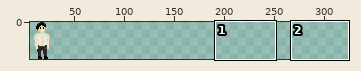
Sprite sheet: 2024rpijam/sprites/the_fellow.png. The first picture is a wide view before the edit; the outline marks the close-up.
Close-up. Before the commit:
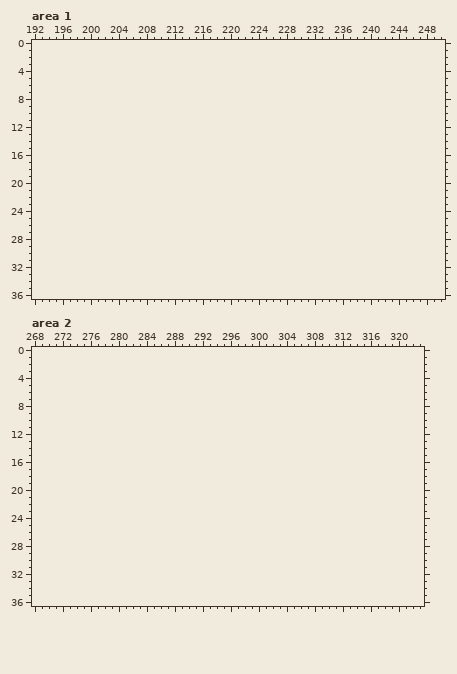
The file is 37x37 pixels. Shown: area 1: x 192..250, y 0..36; area 2: x 268..323, y 0..36. The old version is drawn lined up with the new one, on the new canvas. The wide view leaves out empty margins. The commit also changed other parts of the picture, which this record leaves out.
Now the later version:
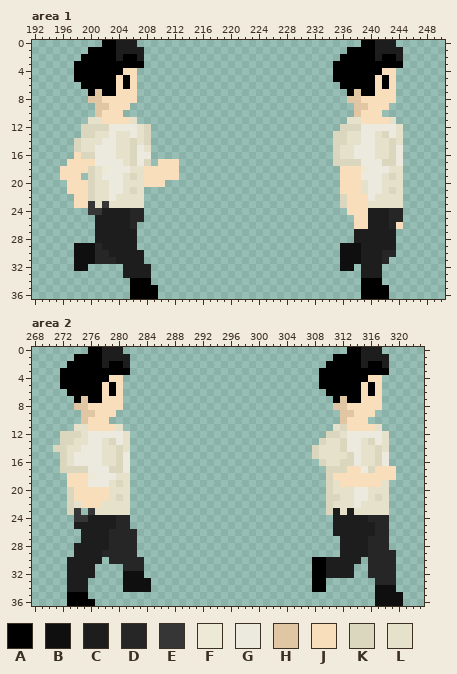
Palette (. is transparent): A #000000  B #0f0f0f  C #1d1d1d  D #262626  E #363636  F #ece9d6  G #eceade  H #e0c6a2  J #f8deba  K #dad7be  L #e5e1ca
Diff:
canvas 37x37 -> 333x37
Changed rows in their new state; - is an unchanged pixel.
Area 1:
first column x 196:
 0 ------AACCC--------------------------------AACCC-
 1 ----AAAACCCC-----------------------------AAAACCCC
 2 ---AAAAACAAC----------------------------AAAAACAAC
 3 --AAAAAAAAAA---------------------------AAAAAAAAAA
 4 --AAAAAAAJJ----------------------------AAAAAAAJJ-
 5 --AAAAAAJAJ----------------------------AAAAAAJAJ-
 6 ---AAAAAJAJ-----------------------------AAAAAJAJ-
 7 ----AHAAJJJ------------------------------AHAAJJJ-
 8 ----HHJJJJJ------------------------------HHJJJJJ-
 9 -----HHJJJ--------------------------------HHJJJ--
10 -----HJJJ---------------------------------HJJJ---
11 ----LLJJJJL------------------------------LLJJJJL-
12 ---KKKKGGGGLK---------------------------KKKGGGGGL
13 ---KKLLGLLGLK--------------------------KKLLGGLKGL
14 --KLLLGGLLKLK--------------------------KKLLGGLLKL
15 --KLLGGGLLKGL--------------------------KLLGGGLLKG
16 --JKKGGGLLKGG--------------------------KLLGGGLLKG
17 -JJJJGGGGLKGK-JJJ----------------------KKKKGGGKKG
18 JJJJKLFGGGLLJJJJJ-----------------------JJJFGGGLL
19 JJJ-KLGGGLKLJJJJJ-----------------------JJJGGGLKL
20 -JJJKLLGGLLLJJJ-------------------------JJJLGGLLL
21 -JJJKLLGGLKL----------------------------JJJLGGLKL
22 --JJKLLGLLLL----------------------------KJJJGLLLL
23 --JJELELLLLL----------------------------KJJJLLLLL
24 ----EECCCCDD-----------------------------JJJCCCDD
25 -----CCCCCDD------------------------------JJCCCDD
26 -----CCCCCD-------------------------------JJCCCDJ
27 -----CCCCCC-------------------------------CCCCCC-
28 -----CCCCCC-------------------------------CCCCCC-
29 --BBBDCCCCC-----------------------------BBBCCCCC-
30 --BBBDDCCCCC----------------------------BBBCCCDD-
31 --BBBDDDCCCC----------------------------BBBCCCD--
32 --BB-----CCCC---------------------------BB-CCC---
33 ---------CCCC------------------------------CCC---
34 ----------AAA------------------------------AAA---
35 ----------AAAA-----------------------------AAAA--
36 ----------AAAA-----------------------------AAAA--
Area 2:
first column x 271:
 0 -----AACCC--------------------------------AACCC---
 1 ---AAAACCCC-----------------------------AAAACCCC--
 2 --AAAAACAAC----------------------------AAAAACAAC--
 3 -AAAAAAAAAA---------------------------AAAAAAAAAA--
 4 -AAAAAAAJJ----------------------------AAAAAAAJJ---
 5 -AAAAAAJAJ----------------------------AAAAAAJAJ---
 6 --AAAAAJAJ-----------------------------AAAAAJAJ---
 7 ---AHAAJJJ------------------------------AHAAJJJ---
 8 ---HHJJJJJ------------------------------HHJJJJJ---
 9 ----HHJJJ--------------------------------HHJJJ----
10 ----HJJJ---------------------------------HJJJ-----
11 ---LLJJJJL------------------------------LKJJJJL---
12 -KKKLGGGGGL----------------------------KKLGGGGGL--
13 -KKLLGGLKGL---------------------------KLLKGGLKGL--
14 KKLLGGGLLKL--------------------------KLLLKGGLLKL--
15 -KLGGGGLLKG--------------------------KLLLLKGLLKG--
16 -KLGGGGLLKG---------------------------KLLKKGLLKG--
17 -KKKKGGGKKG----------------------------KKKJJGKJJJ-
18 --JJJFGGGLL----------------------------KJJJJJJJJJ-
19 --JJJGGGLKL----------------------------KLJJJJJJL--
20 --KJJJJJLLL----------------------------KLLLGGLLL--
21 --KJJJJJLKL----------------------------KKLLGGLKL--
22 --KLJJJLLLL----------------------------KLLLGLLLL--
23 --KE-ELLLLL----------------------------KCLCLLLLL--
24 ---EECCCCDD-----------------------------CCCCCDDD--
25 ---CCCCCCDD-----------------------------CCCCCCDD--
26 ----CCCCDDDD----------------------------CCCCCCDD--
27 ----CCCCDDDD-----------------------------CCCCDDD--
28 ---CCCCCDDDD-----------------------------CCCCDDD--
29 ---CCCCDDDDD-----------------------------CCCCDDDD-
30 --CCCCC-DDDDD------------------------AACCCCC-DDDD-
31 --CCCC----DDD------------------------AACCCC--DDDD-
32 --CCCC----BBB------------------------AACCCC--DDDD-
33 --CCC-----BBBB-----------------------AA-------DDD-
34 --CCC-----BBBB-----------------------AA-------BBB-
35 --AAA-----------------------------------------BBBB
36 --AAAA----------------------------------------BBBB
Pixel boxes of the changes (left, top, right, bottom) in both close-ups:
added: (60, 40, 179, 299)
added: (333, 40, 403, 299)
added: (53, 347, 151, 606)
added: (312, 347, 403, 606)
